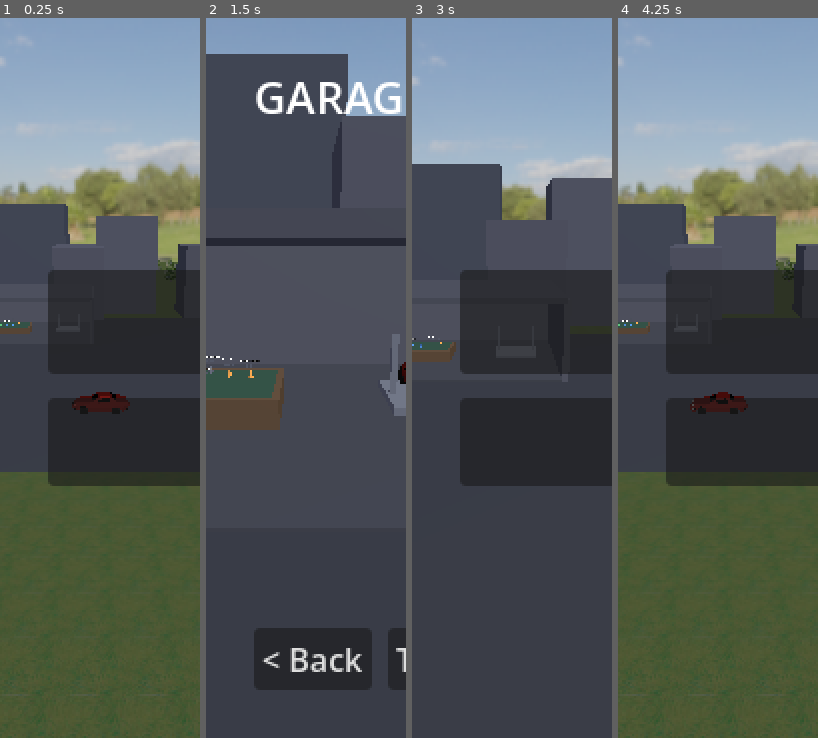
Above: before the commit, frames 1-4 (left to right).
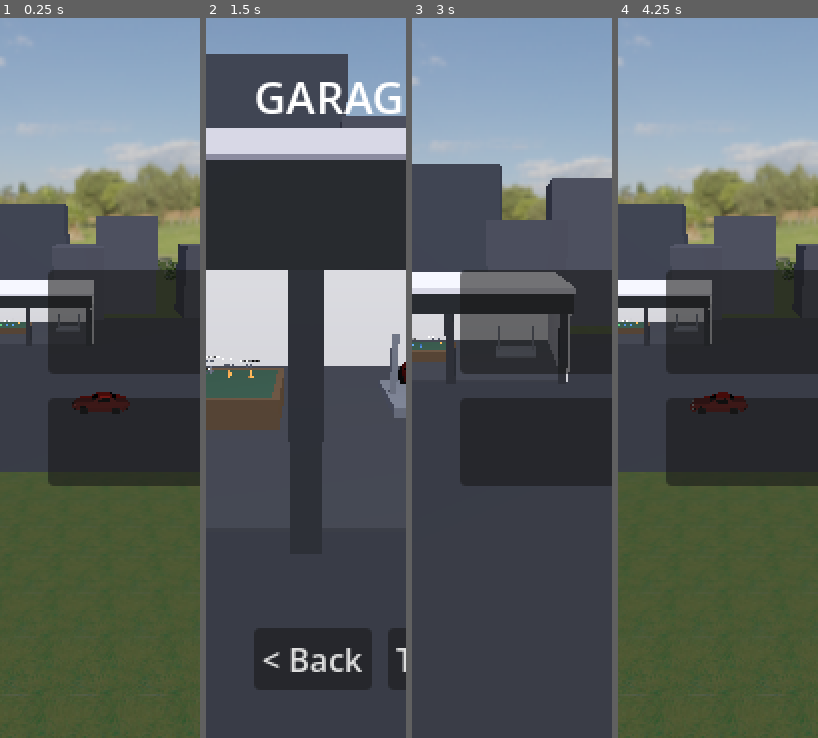
Above: after the commit, the same moments.

Repository: felixxwu/TAPPA
Game: Godot game, scene res://hq.tscn
Same seed, same stepped clock (60 frames per second), same inputs: the game is played once before the commit and once after it.
Inputs (mouse positions are in pixels of both pictures, inside the frame that each line leads up to):
- Up to frame 1 (0.25 s): no input
- Up to frame 2 (1.5 s): tap Enter (menu_select) at 0.5 s; move the mouse to (350, 342) at 0.52 s; hold Right (menu_right) 0.53-1.25 s; tap C (cycle_camera) at 0.6 s; click (350, 342) at 0.67 s; drag from (266, 414) to (296, 522) at 1.27 s
- Up to frame 3 (3 s): tap R (reset_car) at 2 s; move the mouse to (532, 219) at 2.02 s; hold Right (menu_right) 2.03-2.75 s; tap T (toggle_gearbox) at 2.1 s; click "< Back" at 2.75 s
- Up to frame 4 (4.25 s): drag from (708, 522) to (658, 270) at 3.52 s

The runs differ from the first frame. In frame 1, 2.4% of the frame differs, in the area x 0-47%, y 36-46%; in frame 2, 35%, in the area x 0-100%, y 15-71%; in frame 3, 6.2%; in frame 4, 2.4%.

Commit message:
Use the garage model as the HQ garage
Replace the placeholder block garage in hq.gd with the two-bay service-park
model. The model's proportions are now @export vars so the HQ re-sizes the
shell to its hq_garage_size footprint and centres it on the origin, matching
the old placeholder so every camera station and the map-table / tuning-lift
placement are unchanged. The HQ provides the sky/sun/ground, so the model is
added with build_environment=false and build_ground=false (keeping its per-bay
ceiling lights).

Verified in-context by booting the real HQ and capturing the garage station
(docs/garage/hq_garage_view.png): the map table sits in the left bay, the
tuning lift with the player's car in the right bay; the table and lift camera
stations frame cleanly with no clipping.

- scripts/garage.gd: dimension constants -> @export vars; add build_ground flag.
- scripts/hq.gd: _build_garage() instantiates scripts/garage.gd.
- tools/render_hq_garage.gd + .sh: in-context verification renderer.
- tests/headless/test_garage.gd: track property rename.
- features/garage.md: document the HQ wiring.

Co-Authored-By: Claude Opus 4.8 <noreply@anthropic.com>
Claude-Session: https://claude.ai/code/session_011T4oyPkxJiwTGgJmH74Zf2

Diff:
--- a/rally/scripts/garage.gd
+++ b/rally/scripts/garage.gd
@@ -20,14 +20,16 @@
 # the left-most (−X). Origin sits on the ground at the centre of the front edge.
 
 # --- Proportions (metres) ----------------------------------------------------
-const NUM_BAYS := 2
-const BAY_WIDTH := 6.0          # clear opening width of one bay
-const BAY_DEPTH := 9.0          # front-to-back depth of the structure
-const PILLAR_W := 0.5           # square section of the dividing pillars
-const WALL_H := 4.4             # height of the bay opening (underside of fascia)
-const FASCIA_H := 1.2           # the plain header band above the openings
-const ROOF_T := 0.25
-const FRONT_OVERHANG := 1.1     # roof + fascia jut out past the bay opening
+# Exposed so a host scene (e.g. the HQ hub) can re-size the shell to its
+# footprint before the model builds; defaults are the standalone proportions.
+@export var num_bays := 2
+@export var bay_width := 6.0    # clear opening width of one bay
+@export var bay_depth := 9.0    # front-to-back depth of the structure
+@export var pillar_w := 0.5     # square section of the dividing pillars
+@export var wall_h := 4.4       # height of the bay opening (underside of fascia)
+@export var fascia_h := 1.2     # the plain header band above the openings
+@export var roof_t := 0.25
+@export var front_overhang := 1.1  # roof + fascia jut out past the bay opening
 
 # --- Palette -----------------------------------------------------------------
 const C_FASCIA := Color(0.12, 0.13, 0.15)        # charcoal brand band
@@ -41,6 +43,9 @@
 # Build the environment + interior lights by default. A host scene that already
 # provides its own lighting can set this false before adding the garage.
 @export var build_environment := true
+# Build the gravel/tarmac ground by default. A host scene with its own ground
+# (e.g. the HQ grass + concrete apron) sets this false to keep just the shell.
+@export var build_ground := true
 
 var _mat_cache: Dictionary = {}
 
@@ -54,7 +59,8 @@
 func build() -> void:
 	if build_environment:
 		_build_environment()
-	_build_ground()
+	if build_ground:
+		_build_ground()
 	_build_structure()
 	_build_ceiling_rig()
 
@@ -91,19 +97,19 @@
 
 # Total structure width across all bays + the pillars between/around them.
 func _total_width() -> float:
-	return NUM_BAYS * BAY_WIDTH + (NUM_BAYS + 1) * PILLAR_W
+	return num_bays * bay_width + (num_bays + 1) * pillar_w
 
 
 # World X of the centre of bay `i` (0 = left / −X).
 func _bay_center_x(i: int) -> float:
 	var left := -_total_width() * 0.5
-	return left + PILLAR_W + i * (BAY_WIDTH + PILLAR_W) + BAY_WIDTH * 0.5
-
-
-# World X of the centre of pillar `i` (0..NUM_BAYS, left to right).
+	return left + pillar_w + i * (bay_width + pillar_w) + bay_width * 0.5
+
+
+# World X of the centre of pillar `i` (0..num_bays, left to right).
 func _pillar_center_x(i: int) -> float:
 	var left := -_total_width() * 0.5
-	return left + PILLAR_W * 0.5 + i * (BAY_WIDTH + PILLAR_W)
+	return left + pillar_w * 0.5 + i * (bay_width + pillar_w)
 
 
 # --- Environment + lighting --------------------------------------------------
@@ -142,10 +148,10 @@
 	# Tarmac apron spanning the structure front, a touch above the gravel.
 	var apron := MeshInstance3D.new()
 	var ap := PlaneMesh.new()
-	ap.size = Vector2(_total_width() + 10.0, BAY_DEPTH + 14.0)
+	ap.size = Vector2(_total_width() + 10.0, bay_depth + 14.0)
 	apron.mesh = ap
 	apron.material_override = _mat(C_TARMAC, false, 0.95)
-	apron.position = Vector3(0.0, 0.0, BAY_DEPTH * 0.5 - 7.0)
+	apron.position = Vector3(0.0, 0.0, bay_depth * 0.5 - 7.0)
 	add_child(apron)
 
 
@@ -153,31 +159,31 @@
 
 func _build_structure() -> void:
 	var w := _total_width()
-	var back_z := -BAY_DEPTH
+	var back_z := -bay_depth
 	var t := 0.4
 
 	# Concrete slab under the whole footprint.
-	_block(Vector3(0.0, 0.04, -BAY_DEPTH * 0.5), Vector3(w, 0.08, BAY_DEPTH), C_FLOOR)
+	_block(Vector3(0.0, 0.04, -bay_depth * 0.5), Vector3(w, 0.08, bay_depth), C_FLOOR)
 
 	# Back wall + side walls in off-white fabric.
-	_block(Vector3(0.0, WALL_H * 0.5, back_z), Vector3(w, WALL_H, t), C_WALL)
-	_block(Vector3(-w * 0.5, WALL_H * 0.5, -BAY_DEPTH * 0.5), Vector3(t, WALL_H, BAY_DEPTH), C_WALL)
-	_block(Vector3(w * 0.5, WALL_H * 0.5, -BAY_DEPTH * 0.5), Vector3(t, WALL_H, BAY_DEPTH), C_WALL)
+	_block(Vector3(0.0, wall_h * 0.5, back_z), Vector3(w, wall_h, t), C_WALL)
+	_block(Vector3(-w * 0.5, wall_h * 0.5, -bay_depth * 0.5), Vector3(t, wall_h, bay_depth), C_WALL)
+	_block(Vector3(w * 0.5, wall_h * 0.5, -bay_depth * 0.5), Vector3(t, wall_h, bay_depth), C_WALL)
 
 	# Front pillars (the dark dividers between/around the bays).
-	for i in range(NUM_BAYS + 1):
+	for i in range(num_bays + 1):
 		var px := _pillar_center_x(i)
-		_block(Vector3(px, (WALL_H + FASCIA_H) * 0.5, FRONT_OVERHANG * 0.3),
-			Vector3(PILLAR_W, WALL_H + FASCIA_H, PILLAR_W), C_PILLAR)
+		_block(Vector3(px, (wall_h + fascia_h) * 0.5, front_overhang * 0.3),
+			Vector3(pillar_w, wall_h + fascia_h, pillar_w), C_PILLAR)
 
 	# Plain fascia header band across the full front, jutting out over the openings.
-	var fascia_y := WALL_H + FASCIA_H * 0.5
-	_block(Vector3(0.0, fascia_y, FRONT_OVERHANG), Vector3(w + 0.4, FASCIA_H, 0.4), C_FASCIA)
+	var fascia_y := wall_h + fascia_h * 0.5
+	_block(Vector3(0.0, fascia_y, front_overhang), Vector3(w + 0.4, fascia_h, 0.4), C_FASCIA)
 
 	# Flat roof spanning the footprint + front overhang.
-	var roof_depth := BAY_DEPTH + FRONT_OVERHANG
-	_block(Vector3(0.0, WALL_H + FASCIA_H + ROOF_T * 0.5, FRONT_OVERHANG - roof_depth * 0.5 + 0.5),
-		Vector3(w + 0.5, ROOF_T, roof_depth), C_ROOF)
+	var roof_depth := bay_depth + front_overhang
+	_block(Vector3(0.0, wall_h + fascia_h + roof_t * 0.5, front_overhang - roof_depth * 0.5 + 0.5),
+		Vector3(w + 0.5, roof_t, roof_depth), C_ROOF)
 
 
 # --- Ceiling light rig -------------------------------------------------------
@@ -185,13 +191,13 @@
 # One emissive light strip + one soft lamp per bay — just enough to light the
 # empty interior. Deliberately minimal (no truss spine / clutter).
 func _build_ceiling_rig() -> void:
-	var rig_y := WALL_H + FASCIA_H - 0.35
-	for i in range(NUM_BAYS):
+	var rig_y := wall_h + fascia_h - 0.35
+	for i in range(num_bays):
 		var cx := _bay_center_x(i)
-		_block(Vector3(cx, rig_y, -BAY_DEPTH * 0.5),
-			Vector3(0.25, 0.12, BAY_DEPTH - 1.5), Color(0.92, 0.92, 0.94), true)
+		_block(Vector3(cx, rig_y, -bay_depth * 0.5),
+			Vector3(0.25, 0.12, bay_depth - 1.5), Color(0.92, 0.92, 0.94), true)
 		var lamp := OmniLight3D.new()
-		lamp.position = Vector3(cx, rig_y - 0.4, -BAY_DEPTH * 0.5 + 1.0)
+		lamp.position = Vector3(cx, rig_y - 0.4, -bay_depth * 0.5 + 1.0)
 		lamp.light_energy = 1.4
 		lamp.omni_range = 12.0
 		lamp.light_color = Color(0.96, 0.97, 1.0)
--- a/rally/scripts/hq.gd
+++ b/rally/scripts/hq.gd
@@ -391,22 +391,31 @@
 	flat.free()
 
 
-# The garage shell: floor, back + side walls, and a flat roof. Open toward +Z (the
-# car park) so the camera looks in through the front from the garage station. The
-# roof is safe to keep: the table-map camera (eye y ~2.6) and the garage camera both
-# sit BELOW the roof (y ~4.8+), so neither looks down through it.
+# The garage shell — the two-bay service-park model (scripts/garage.gd). Open
+# toward +Z (the car park) so the camera looks in through the front from the
+# garage station; the LEFT bay frames the map table (hq_table_pos, −X) and the
+# RIGHT bay frames the tuning lift (hq_lift_pos, +X). The model is sized to the
+# hq_garage_size footprint and centred at the origin (front edge at +gz/2, back
+# wall at −gz/2), matching the old placeholder so the camera stations and the
+# table/lift placement are unchanged. Its own environment + ground are off (the
+# HQ provides the sky, sun, grass and concrete apron); it keeps its per-bay
+# ceiling lights. The table-map camera (eye y ~2.6) and garage camera both sit
+# below the roof (~5.6), so neither looks down through it.
 func _build_garage() -> void:
 	var cfg: GameConfig = Config.data
 	var gx: float = cfg.hq_garage_size.x
 	var gz: float = cfg.hq_garage_size.y
-	var wall_h := 5.0
-	var t := 0.4
-	var wall := Color(0.30, 0.31, 0.35)
-	_block(Vector3(0.0, 0.05, 0.0), Vector3(gx, 0.1, gz), Color(0.22, 0.23, 0.26))            # floor
-	_block(Vector3(0.0, wall_h * 0.5, -gz * 0.5), Vector3(gx, wall_h, t), wall)                # back
-	_block(Vector3(-gx * 0.5, wall_h * 0.5, 0.0), Vector3(t, wall_h, gz), wall)                # left
-	_block(Vector3(gx * 0.5, wall_h * 0.5, 0.0), Vector3(t, wall_h, gz), wall)                 # right
-	_block(Vector3(0.0, wall_h, 0.0), Vector3(gx, t, gz), Color(0.26, 0.27, 0.31))             # roof
+	var garage: Node3D = load("res://scripts/garage.gd").new()
+	garage.build_environment = false
+	garage.build_ground = false
+	garage.num_bays = 2
+	garage.bay_depth = gz
+	# Two bays + three pillars span the full footprint width.
+	garage.bay_width = (gx - 3.0 * garage.pillar_w) / 2.0
+	# Model origin is the centre of the FRONT edge; shift it forward by half the
+	# depth so the shell straddles the origin like the old placeholder did.
+	garage.position = Vector3(0.0, 0.0, gz * 0.5)
+	add_child(garage)
 
 
 # The map table: a block with the flat 3D map plane on top + a pickable area so a tap
--- a/rally/tests/headless/test_garage.gd
+++ b/rally/tests/headless/test_garage.gd
@@ -25,7 +25,7 @@
 
 
 func test_two_bays() -> void:
-	assert_eq(_garage.NUM_BAYS, 2, "garage has two bays")
+	assert_eq(_garage.num_bays, 2, "garage has two bays")
 
 
 func test_structure_geometry_present() -> void:
@@ -53,7 +53,7 @@
 	var sun := _garage.find_children("*", "DirectionalLight3D", true, false)
 	assert_eq(sun.size(), 1, "garage builds a sun (DirectionalLight3D)")
 	var lamps := _garage.find_children("*", "OmniLight3D", true, false)
-	assert_eq(lamps.size(), _garage.NUM_BAYS, "one interior lamp per bay")
+	assert_eq(lamps.size(), _garage.num_bays, "one interior lamp per bay")
 
 
 func test_survives_a_few_frames() -> void:
--- /dev/null
+++ b/rally/tools/render_hq_garage.gd
@@ -0,0 +1,33 @@
+extends SceneTree
+# One-off: boot the real HQ scene and capture the GARAGE station so the new
+# garage model can be eyeballed in-context (map table in the left bay, tuning
+# lift in the right bay). Run via tools/render_hq_garage.sh. Not part of the
+# normal build — a verification aid.
+
+const OUT := "res://docs/garage/hq_garage_view.png"
+
+
+func _initialize() -> void:
+	var svp := SubViewport.new()
+	svp.size = Vector2i(1280, 720)
+	svp.own_world_3d = true
+	svp.render_target_update_mode = SubViewport.UPDATE_ALWAYS
+	get_root().add_child(svp)
+
+	var hq: Node3D = load("res://hq.tscn").instantiate()
+	svp.add_child(hq)
+
+	# Let _ready() build the HQ (it awaits a few frames behind a loading cover).
+	for _i in 40:
+		await process_frame
+
+	# Capture each camera station that frames the garage, snapping between them.
+	for shot in [["garage", hq.View.GARAGE], ["table", hq.View.TABLE], ["lift", hq.View.LIFT]]:
+		hq._go_to(shot[1], true)
+		for _i in 18:
+			await process_frame
+		var img := svp.get_texture().get_image()
+		var path: String = "res://docs/garage/hq_%s_view.png" % shot[0]
+		var err := img.save_png(path)
+		print("[hq-render] ", path, "  ", img.get_size(), "  err=", err)
+	quit()
Binary file added: rally/docs/garage/hq_garage_view.png
Not shown, added: rally/docs/garage/hq_garage_view.png.import
Not shown, added: rally/tools/render_hq_garage.gd.uid
Not shown, changed: rally/features/garage.md
Not shown, added: rally/tools/render_hq_garage.sh
